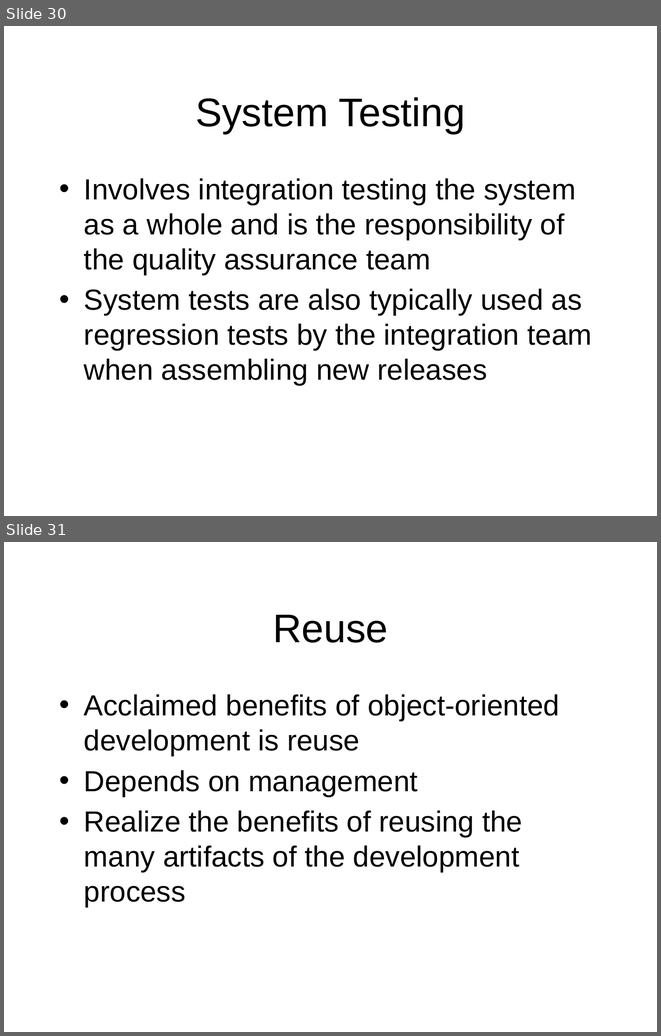
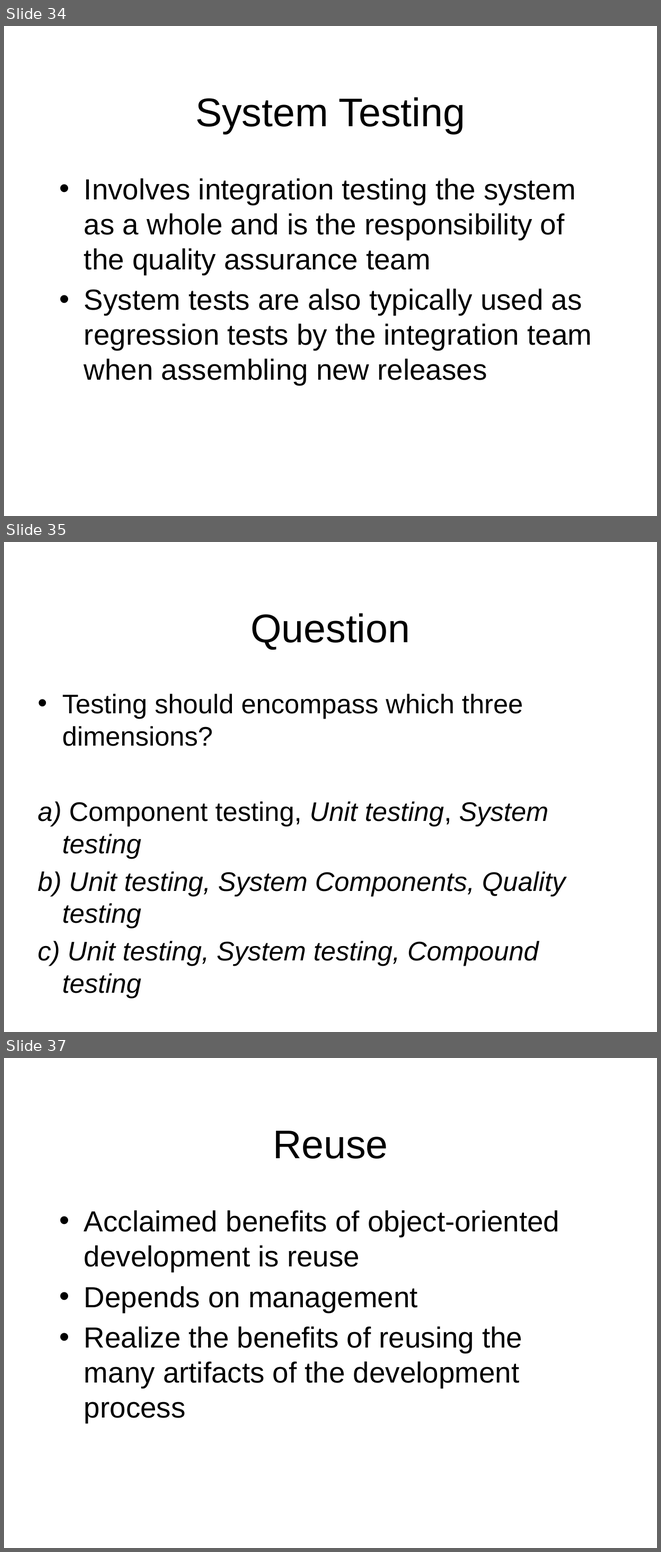
Before and after one commit to octaviordz/zjnu2017.github.io, a slide deck: OOAD/lectures/090--Pragmatics.pptx. Shown one above the other, each under a label of ours: slides 30 and 31 before the commit, slides 34, 35 and 37 after it; the slides between them are not shown. The pictures are 661x1036 and 661x1552 pixels, drawn with LibreOffice and Linux fonts; fonts in the diff are those of the drawing. Boxes give left, top, right and bottom in pixels: in the first picture for what was removed or moved away, otherwise in the second. Text is boxed around its words. In the diff, an @@ line names an element or a change of style, - is before the commit and + after.

```diff
--- a/OOAD/lectures/090--Pragmatics.pptx
+++ b/OOAD/lectures/090--Pragmatics.pptx
@@ slide 35 added at bbox=[4, 542, 657, 1032], background #FFFFFF @@
@@ title added at bbox=[250, 613, 410, 650], 44 pt, text #000000 @@
+Question
@@ text added at bbox=[38, 694, 566, 966], 29.6 pt, text #000000, italic @@
+• Testing should encompass which three dimensions?
+a) Component testing, Unit testing, System testing
+b) Unit testing, System Components, Quality testing
+c) Unit testing, System testing, Compound testing
@@ what was slide 30 is now slide 34 @@
@@ what was slide 31 is now slide 37 @@
```
Also in this commit, not shown: 5 slides changed, 5 other slides added, 1 other file.
